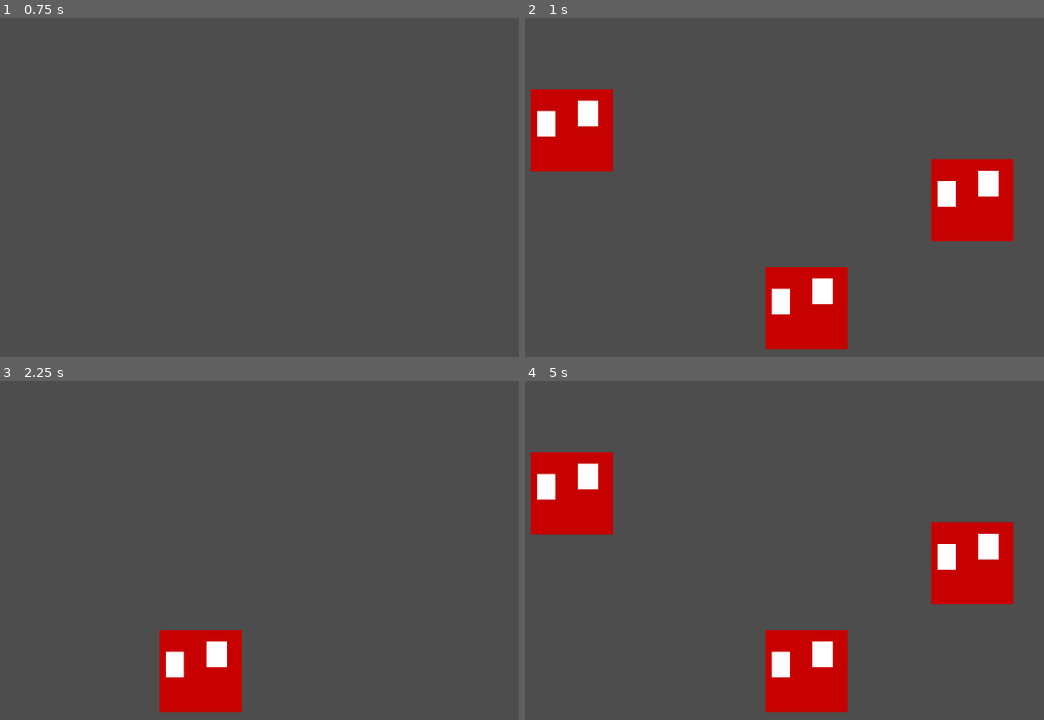
Above: before the commit, frames 1-4 (two rows, left to right).
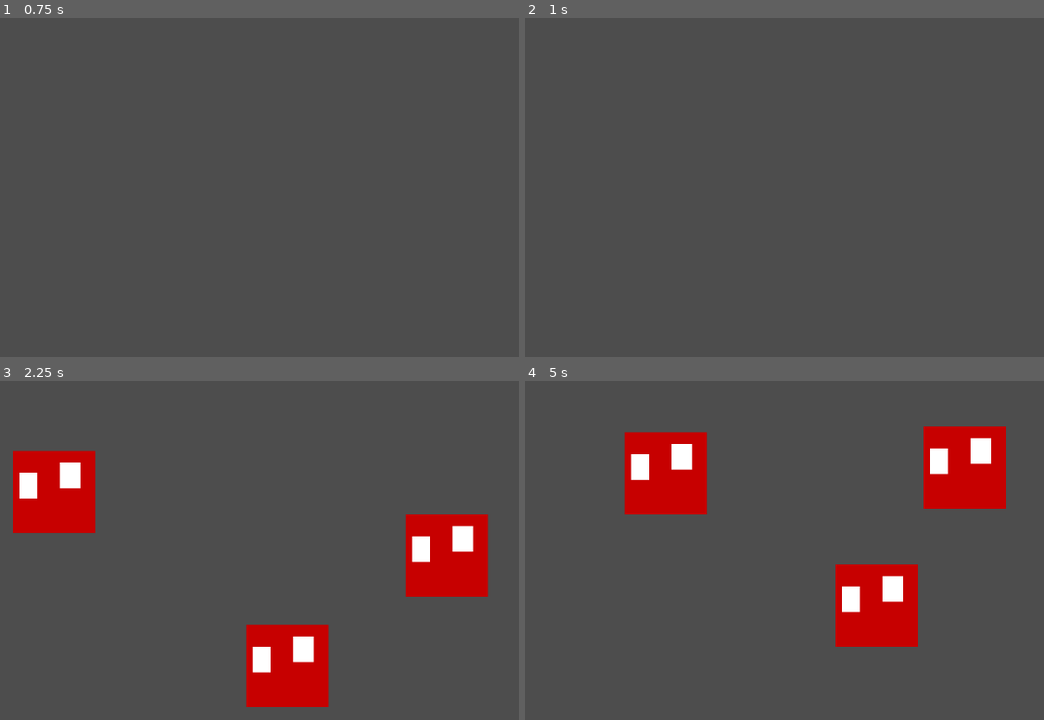
Above: after the commit, the same moments.

Repository: Garrett-Ravatt/DEEBSMoP
Game: Godot game, scene res://test-scenes/buncha_spawners.tscn
Same seed, same stepped clock (60 frames per second), same inputs: the game is played once before the commit and once after it. The project has no main scene, so this scene is started directly.
Inputs:
- Up to frame 1 (0.75 s): tap Enter at 0.5 s; hold D (move_right) from 0.53 s (still down)
- Up to frame 2 (1 s): keep holding D (move_right)
- Up to frame 3 (2.25 s): tap Space at 1.25 s; release D (move_right) at 1.28 s; hold S (move_down) 1.28-2.03 s; tap Enter at 2 s; hold D (move_right) from 2.03 s (still down)
- Up to frame 4 (5 s): release D (move_right) at 2.78 s; hold W (move_up) 2.78-3.53 s; hold A (move_left) from 3.53 s (still down)

Frame 1 is identical in both runs. In frame 2, 12% of the frame differs, in the area x 1-95%, y 21-98%; in frame 3, 16%; in frame 4, 23%, in the area x 1-95%, y 13-98%.

Commit message:
spawns don't overlap with each other

Diff:
--- a/objects/enemies/emeny_spawner.gd
+++ b/objects/enemies/emeny_spawner.gd
@@ -2,14 +2,20 @@
 
 var emeny = preload("res://objects/enemies/emeny_2.tscn")
 
-# Called when the node enters the scene tree for the first time.
-func _ready():
-	pass # Replace with function body.
+@onready var spawn_berth = $"SpawnBerth"
 
-
-# Called every frame. 'delta' is the elapsed time since the previous frame.
-func _process(delta):
-	pass
+func spawn():
+	var fresh_child = emeny.instantiate()
+	fresh_child.velocity = Vector2(randf()-0.5, randf()-0.5).normalized() * 50.0
+	add_child(fresh_child)
 
 func _on_timer_timeout():
-	add_child(emeny.instantiate())
+	if spawn_berth.has_overlapping_bodies():
+		spawn_berth.connect("area_exited", _area_exited)
+	else:
+		spawn()
+
+func _area_exited():
+	if !spawn_berth.has_overlapping_bodies():
+		spawn()
+		spawn_berth.disconnect("area_exited", _area_exited)
--- a/objects/enemies/emeny_spawner.tscn
+++ b/objects/enemies/emeny_spawner.tscn
@@ -1,11 +1,21 @@
-[gd_scene load_steps=2 format=3 uid="uid://bq4cy38o7vn18"]
+[gd_scene load_steps=3 format=3 uid="uid://bq4cy38o7vn18"]
 
 [ext_resource type="Script" path="res://objects/enemies/emeny_spawner.gd" id="1_6jh5h"]
+
+[sub_resource type="RectangleShape2D" id="RectangleShape2D_ux6ny"]
+size = Vector2(128, 128)
 
 [node name="EmenySpawner" type="Marker2D"]
 script = ExtResource("1_6jh5h")
 
 [node name="Timer" type="Timer" parent="."]
+wait_time = 2.0
 autostart = true
 
+[node name="SpawnBerth" type="Area2D" parent="."]
+
+[node name="CollisionShape2D" type="CollisionShape2D" parent="SpawnBerth"]
+shape = SubResource("RectangleShape2D_ux6ny")
+debug_color = Color(0.0117647, 0.701961, 0, 0.419608)
+
 [connection signal="timeout" from="Timer" to="." method="_on_timer_timeout"]
--- a/test-scenes/buncha_spawners.tscn
+++ b/test-scenes/buncha_spawners.tscn
@@ -1,6 +1,8 @@
-[gd_scene load_steps=2 format=3 uid="uid://kwmj1l2lqplm"]
+[gd_scene load_steps=3 format=3 uid="uid://kwmj1l2lqplm"]
 
 [ext_resource type="PackedScene" uid="uid://bq4cy38o7vn18" path="res://objects/enemies/emeny_spawner.tscn" id="1_3m5pd"]
+
+[sub_resource type="WorldBoundaryShape2D" id="WorldBoundaryShape2D_jx3mm"]
 
 [node name="BunchaSpawners" type="Node2D"]
 
@@ -16,3 +18,22 @@
 
 [node name="EmenySpawner3" parent="." instance=ExtResource("1_3m5pd")]
 position = Vector2(539, 452)
+
+[node name="BoundingBox" type="StaticBody2D" parent="."]
+
+[node name="CollisionShape2D2" type="CollisionShape2D" parent="BoundingBox"]
+rotation = 1.5708
+shape = SubResource("WorldBoundaryShape2D_jx3mm")
+
+[node name="CollisionShape2D3" type="CollisionShape2D" parent="BoundingBox"]
+position = Vector2(0, 650)
+shape = SubResource("WorldBoundaryShape2D_jx3mm")
+
+[node name="CollisionShape2D4" type="CollisionShape2D" parent="BoundingBox"]
+position = Vector2(1150, 1)
+rotation = -1.5708
+shape = SubResource("WorldBoundaryShape2D_jx3mm")
+
+[node name="CollisionShape2D" type="CollisionShape2D" parent="BoundingBox"]
+rotation = 3.14159
+shape = SubResource("WorldBoundaryShape2D_jx3mm")
